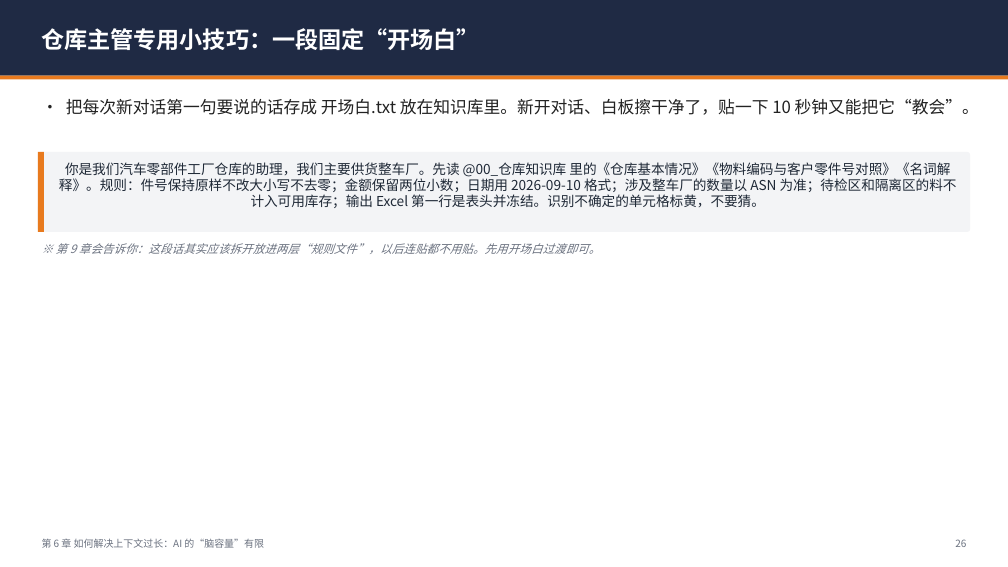
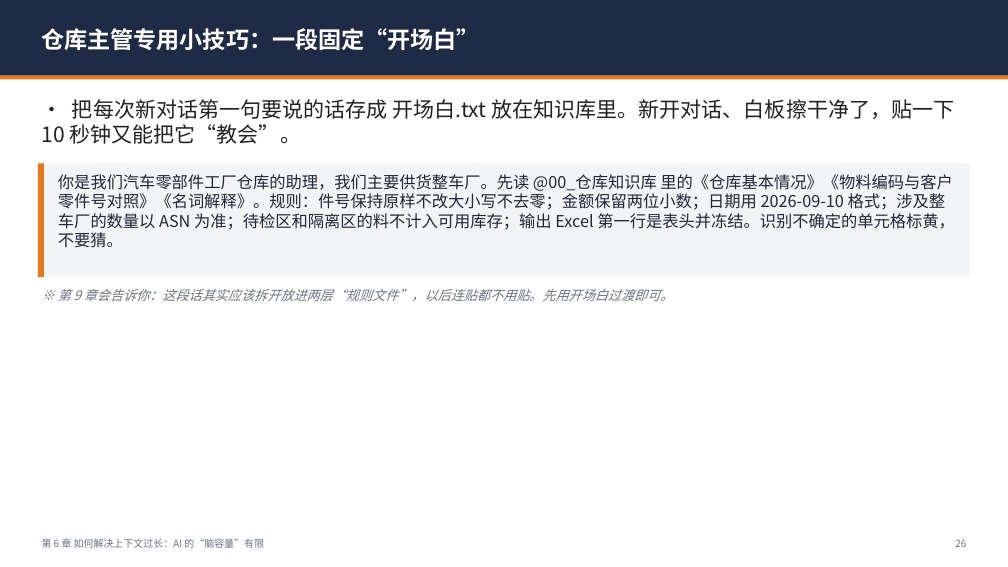
Before and after one commit to leiw92706436-del/codex-dual-engine-lite, a slide deck: slide 26 of docs/workbuddy-guide/WorkBuddy仓库主管上手手册.pptx. Drawn at 1008x567 pixels with LibreOffice and Linux fonts; fonts in the diff are those of the drawing. Boxes give left, top, right and bottom in pixels: in the first picture for what was removed or moved away, otherwise in the second. Text is boxed around its words. In the diff, an @@ line names an element or a change of style, - is before the commit and + after.

```diff
--- a/docs/workbuddy-guide/WorkBuddy仓库主管上手手册.pptx
+++ b/docs/workbuddy-guide/WorkBuddy仓库主管上手手册.pptx
@@ text "• 把每次新对话第一句要说的话存成 开场白.txt 放在知识库里。新开对话、白板擦干净了，贴一下 10 ..." at [42, 99, 954, 144]: size 16 to 20 pt @@
@@ rounded rectangle "你是我们汽车零部件工厂仓库的助理，我们主要供货整车厂。先读 @00_仓库知识库 里的《仓库基本情况》《物料编码与客户零件 ...": place and size @@
-rounded rectangle "你是我们汽车零部件工厂仓库的助理，我们主要供货整车厂。先读 @00_仓库知识库 里的《仓库基本情况》《物料编码与客户零件 ..." at [38, 152, 970, 232]
+rounded rectangle "你是我们汽车零部件工厂仓库的助理，我们主要供货整车厂。先读 @00_仓库知识库 里的《仓库基本情况》《物料编码与客户零件 ..." at [38, 163, 970, 278]
@@ rounded rectangle "你是我们汽车零部件工厂仓库的助理，我们主要供货整车厂。先读 @00_仓库知识库 里的《仓库基本情况》《物料编码与客户零件 ..." at [38, 163, 970, 278]: size 13 to 15.5 pt; alignment centre to left @@
@@ rectangle: place and size @@
-rectangle at [38, 152, 44, 232]
+rectangle at [38, 163, 44, 278]
@@ text "※ 第 9 章会告诉你：这段话其实应该拆开放进两层“规则文件”，以后连贴都不用贴。先用开场白过渡即可。": place and size @@
-text "※ 第 9 章会告诉你：这段话其实应该拆开放进两层“规则文件”，以后连贴都不用贴。先用开场白过渡即可。" at [56, 243, 601, 254]
+text "※ 第 9 章会告诉你：这段话其实应该拆开放进两层“规则文件”，以后连贴都不用贴。先用开场白过渡即可。" at [58, 289, 674, 301]
@@ text "※ 第 9 章会告诉你：这段话其实应该拆开放进两层“规则文件”，以后连贴都不用贴。先用开场白过渡即可。" at [58, 289, 674, 301]: size 11 to 12.5 pt @@
```
Also in this commit, not shown: 32 other slides changed, 3 other files.
